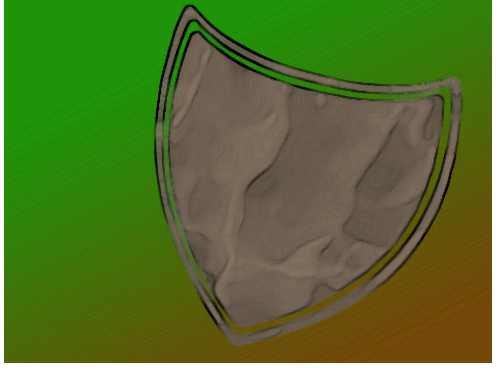
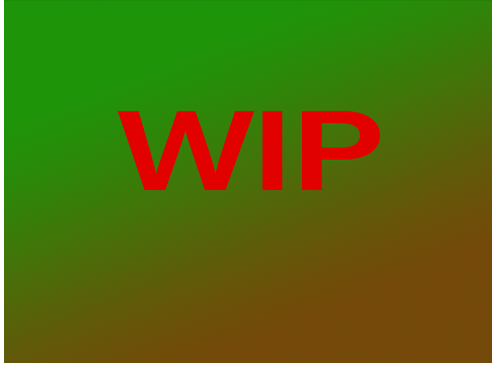
Layered file, before and after one edit (500x380). Changes by layer:
painted on "IconCanvas" over [4, 0, 492, 363]
